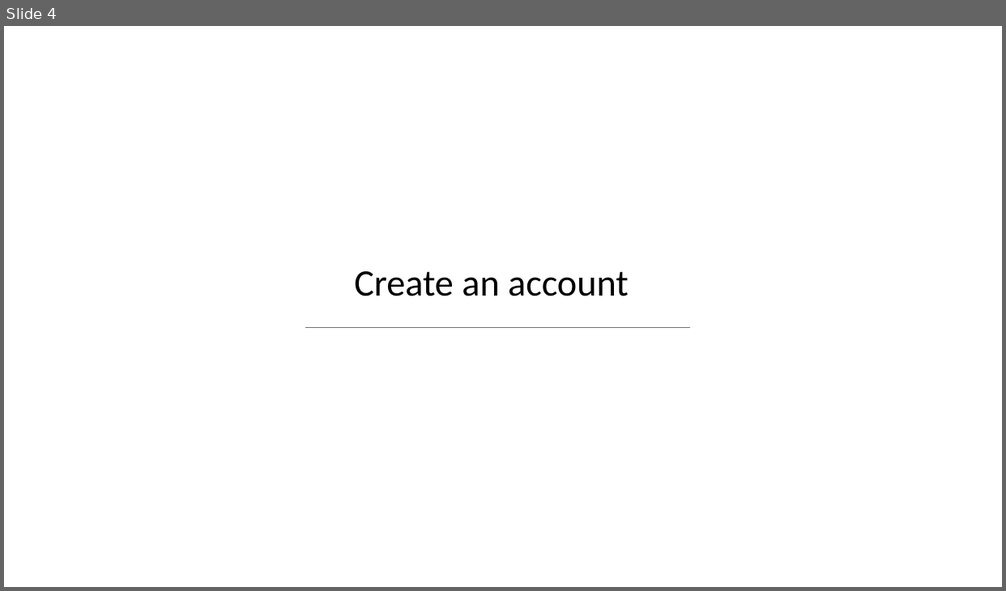
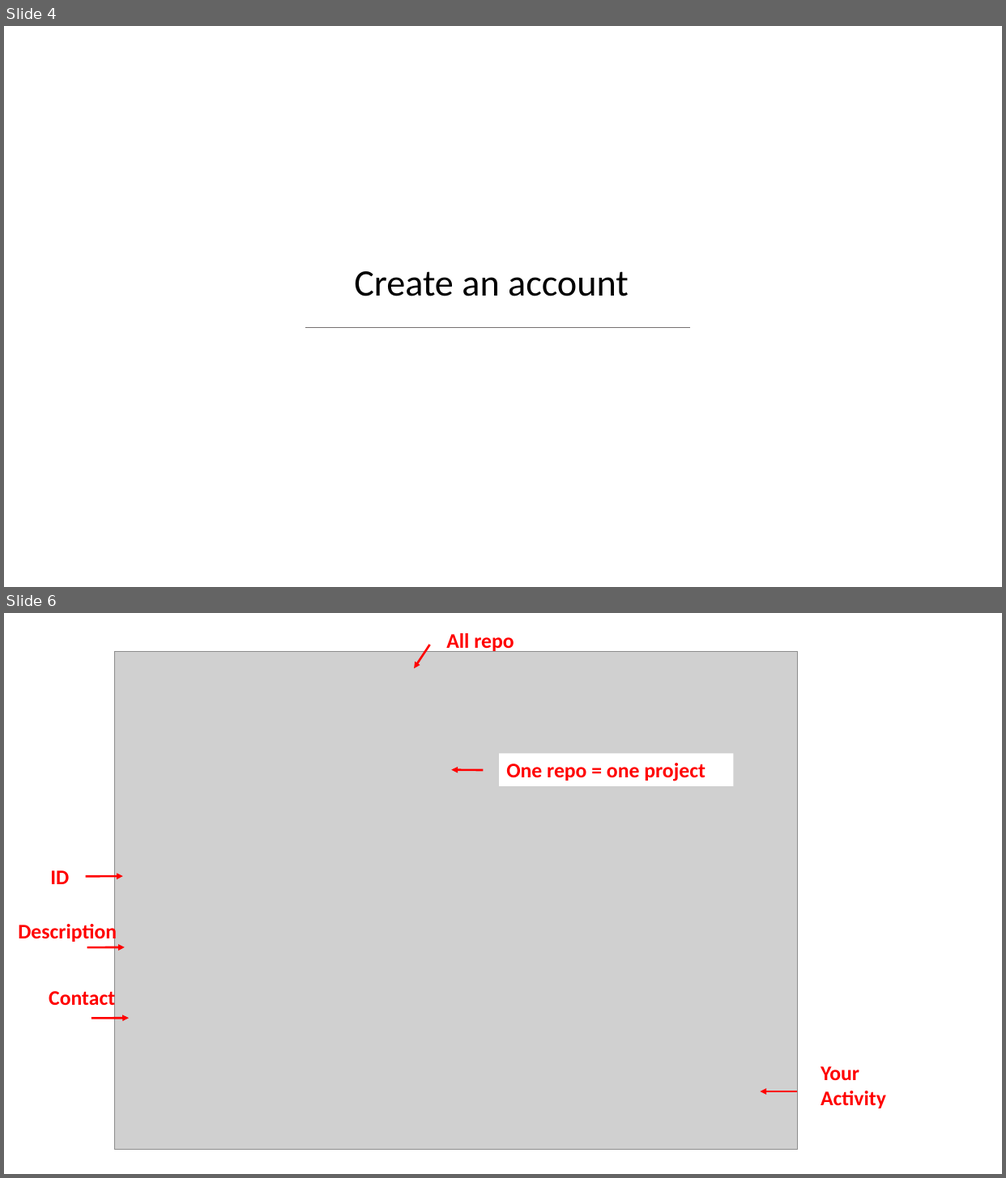
Before and after one commit to holtzy/Teaching, a slide deck: Intro_Github.pptx. Shown one above the other, each under a label of ours: slide 4 before the commit, slides 4 and 6 after it; the slides between them are not shown. The pictures are 1006x591 and 1006x1178 pixels, drawn with LibreOffice and Linux fonts; fonts in the diff are those of the drawing; grey boxes stand for pictures; background and template pictures are left out. Boxes give left, top, right and bottom in pixels: in the first picture for what was removed or moved away, otherwise in the second. Text is boxed around its words. In the diff, an @@ line names an element or a change of style, - is before the commit and + after.

```diff
--- a/Intro_Github.pptx
+++ b/Intro_Github.pptx
@@ slide 6 added at bbox=[4, 613, 1002, 1174], background #FFFFFF @@
@@ text added at bbox=[446, 633, 513, 653], 20 pt, text #FF0000, bold @@
+All repo
@@ picture added at bbox=[115, 652, 798, 1150] @@
@@ arrow added from (430, 645) to (414, 668), #FF0000 2 pt @@
@@ rectangle added at bbox=[500, 754, 734, 786], fill #FFFFFF, 20 pt, text #FF0000, bold @@
+One repo = one project
@@ arrow added from (484, 770) to (452, 770), #FF0000 2 pt @@
@@ text added at bbox=[50, 871, 69, 884], 20 pt, text #FF0000, bold @@
+ID
@@ arrow added from (86, 876) to (123, 876), #FF0000 2 pt @@
@@ text added at bbox=[18, 922, 117, 943], 20 pt, text #FF0000, bold @@
+Description
@@ arrow added from (87, 948) to (125, 948), #FF0000 2 pt @@
@@ text added at bbox=[49, 988, 115, 1010], 20 pt, text #FF0000, bold @@
+Contact
@@ arrow added from (91, 1019) to (129, 1018), #FF0000 2 pt @@
@@ text added at bbox=[820, 1067, 886, 1109], 20 pt, text #FF0000, bold @@
+Your Activity
@@ arrow added from (798, 1093) to (760, 1093), #FF0000 2 pt @@
```
Also in this commit, not shown: 1 slide changed, 4 other slides added, 3 slides removed.
